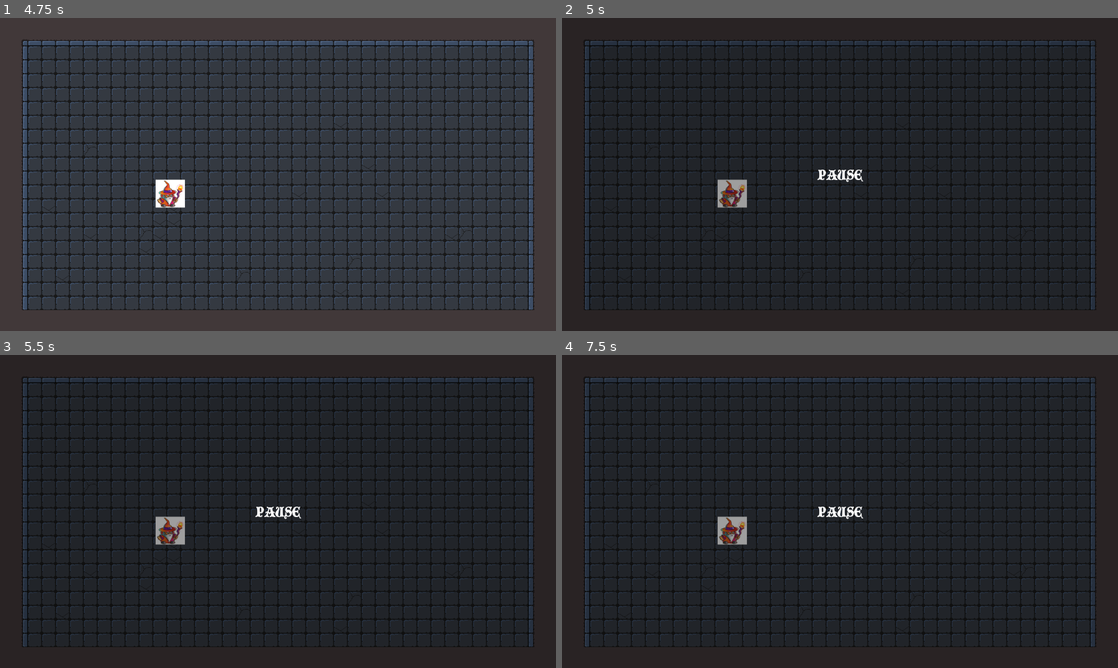
Above: before the commit, frames 1-4 (two rows, left to right).
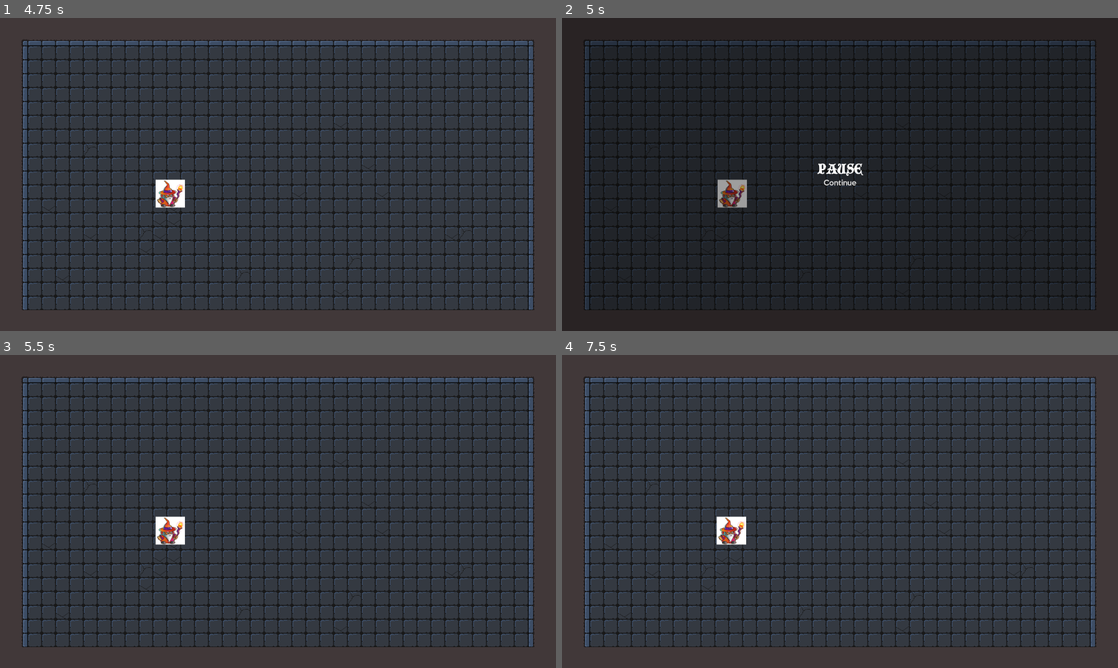
Above: after the commit, the same moments.

Repository: jeremiah-crosby/wizard-conquest-godot
Game: Godot game, scene res://MainScene.tscn
Two runs of this game, one before a commit and one after it. Both use one fixed random seed, a clock stepped at 60 frames per second and the inputs below.
Inputs (mouse positions are in pixels of both pictures, inside the frame that each line leads up to):
- Up to frame 1 (4.75 s): click "Start" at 0.5 s; tap Enter at 1.25, 2.75, 4.25 s; tap Space at 2, 3.5 s; hold Left (play_move_left) 2.03-2.78 s; hold Left (play_move_left) from 4.28 s (still down)
- Up to frame 2 (5 s): keep holding Left (play_move_left); tap Escape (ui_cancel) at 4.9 s
- Up to frame 3 (5.5 s): release Left (play_move_left) at 5 s; click (278, 520) at 5 s, where only the run after the commit has a clickable "Continue"
- Up to frame 4 (7.5 s): tap Space at 5.75 s; hold Left (play_move_left) 5.78-7.28 s

Frame 1 is identical in both runs. In frame 2, 0.4% of the frame differs, in the area x 45-55%, y 46-54%; in frame 3, 10%, in the area x 4-96%, y 7-94%; in frame 4, 10%.

Commit message:
Add continue button to pause screen

Diff:
--- a/PauseScreen.gd
+++ b/PauseScreen.gd
@@ -8,3 +8,7 @@
 		emit_signal("unpause")
 	else:
 		pass
+
+
+func _on_ContinueButton_pressed():
+	emit_signal("unpause")
--- a/PauseScreen.tscn
+++ b/PauseScreen.tscn
@@ -1,7 +1,8 @@
-[gd_scene load_steps=5 format=2]
+[gd_scene load_steps=7 format=2]
 
 [ext_resource path="res://PauseScreen.gd" type="Script" id=1]
 [ext_resource path="res://fonts/BlackCastleMF.ttf" type="DynamicFontData" id=2]
+[ext_resource path="res://fonts/KeepCalm-Medium.ttf" type="DynamicFontData" id=3]
 
 [sub_resource type="StyleBoxFlat" id=1]
 bg_color = Color( 0, 0, 0, 0.376471 )
@@ -9,6 +10,9 @@
 [sub_resource type="DynamicFont" id=2]
 size = 33
 font_data = ExtResource( 2 )
+
+[sub_resource type="DynamicFont" id=3]
+font_data = ExtResource( 3 )
 
 [node name="PauseScreen" type="Control"]
 pause_mode = 2
@@ -25,10 +29,25 @@
 margin_right = 1280.0
 margin_bottom = 720.0
 
-[node name="Label" type="Label" parent="PanelContainer/CenterContainer"]
+[node name="VBoxContainer" type="VBoxContainer" parent="PanelContainer/CenterContainer"]
 margin_left = 588.0
-margin_top = 341.0
+margin_top = 326.0
 margin_right = 692.0
-margin_bottom = 379.0
+margin_bottom = 394.0
+
+[node name="Label" type="Label" parent="PanelContainer/CenterContainer/VBoxContainer"]
+margin_right = 104.0
+margin_bottom = 38.0
 custom_fonts/font = SubResource( 2 )
 text = "PAUSE"
+
+[node name="ContinueButton" type="Button" parent="PanelContainer/CenterContainer/VBoxContainer"]
+margin_top = 42.0
+margin_right = 104.0
+margin_bottom = 68.0
+custom_fonts/font = SubResource( 3 )
+custom_colors/font_color_hover = Color( 0.882353, 0.901961, 0.239216, 1 )
+text = "Continue"
+flat = true
+
+[connection signal="pressed" from="PanelContainer/CenterContainer/VBoxContainer/ContinueButton" to="." method="_on_ContinueButton_pressed"]
